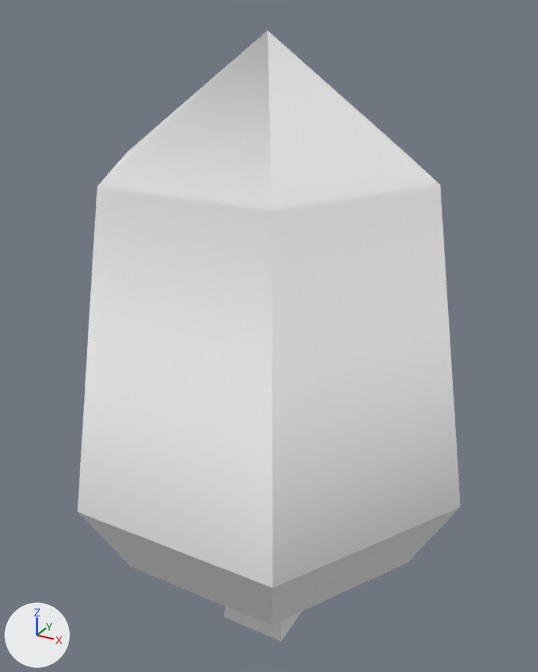
The OBJ model Razor/maps/assets/kenney_3droadpack_updated/Models/roadTile_020.obj as it was, and as the next commit left it.
Camera for both pictures: a camera (50 mm lens) standing at (2.23, -1.73, 2.69) and looking at (0.84, 0.79, 1.43). The axes (+X, +Y, +Z) are drawn at lower left. The lights are the same throughout. Where no turn or scale is listed for an object, it has been applied to the vertices.

Objects in the first picture: 'roadTile_020'.
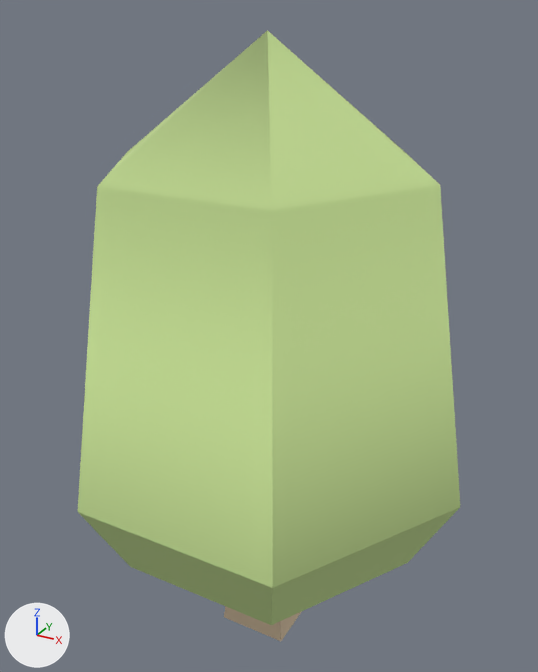
Edits to the bpy script that builds the scene:
```text
Change mat_alternate_dirt:
    mat_alternate_dirt.base_color: (0.8, 0.8, 0.8) -> (0.722, 0.565, 0.396)  # white #e7e7e7 -> beige #ddc6a9
Change mat_grass:
    mat_grass.base_color: (0.8, 0.8, 0.8) -> (0.541, 0.71, 0.286)  # white #e7e7e7 -> green #c2db92
```

Location of each change, [x1, y1, x2, y2] in pixels of the pictures (538 x 672 px):
'roadTile_020', recoloured (white to green)
    both: [78, 30, 460, 641]
